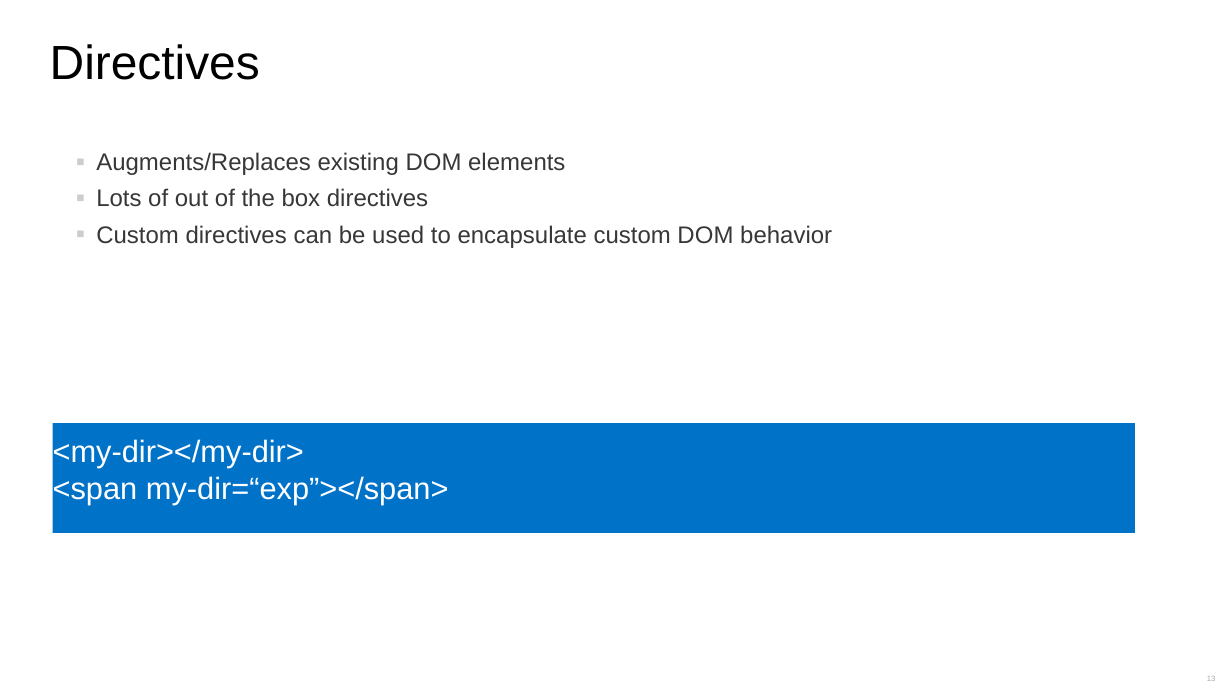
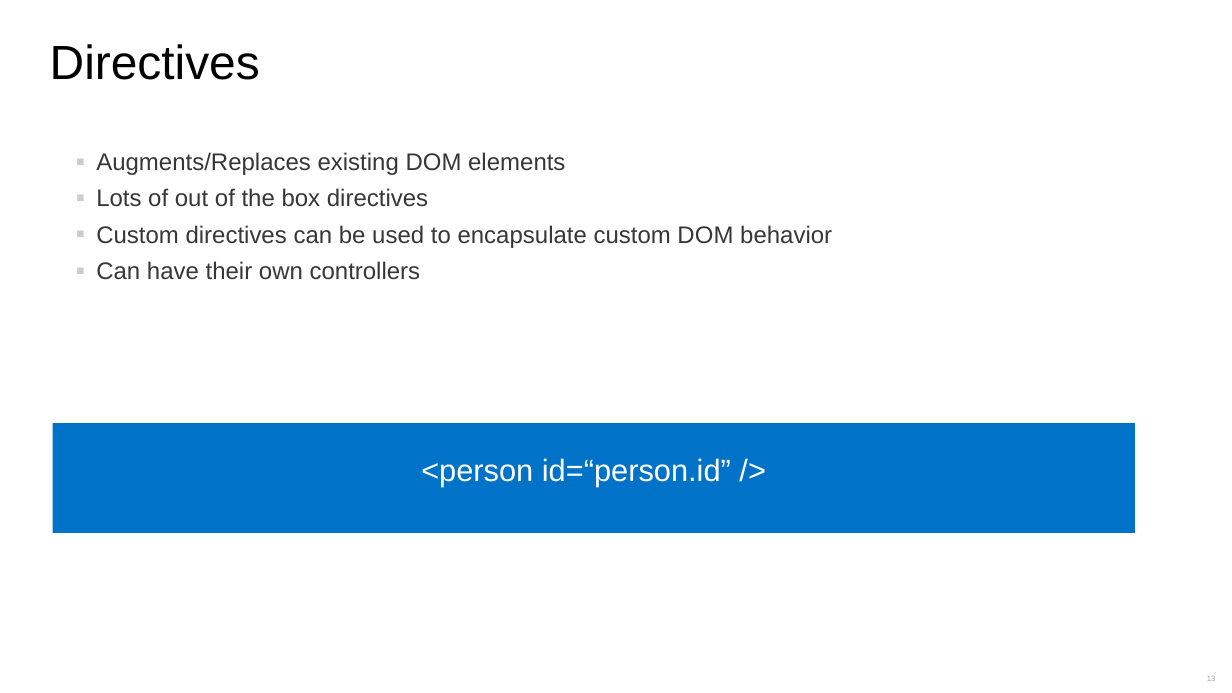
Before and after one commit to jordan-wester/mvp-mix-2015, a slide deck: slide 13 of intro-slides/mvp-mix-part-1.pptx. Drawn at 1232x693 pixels with LibreOffice and Linux fonts; fonts in the diff are those of the drawing. Boxes give left, top, right and bottom in pixels: in the first picture for what was removed or moved away, otherwise in the second. Text is boxed around its words. In the diff, an @@ line names an element or a change of style, - is before the commit and + after.

```diff
--- a/intro-slides/mvp-mix-part-1.pptx
+++ b/intro-slides/mvp-mix-part-1.pptx
@@ text at bbox=[96, 261, 421, 280]: paragraph added @@
+  ▪ Can have their own controllers
@@ text in rectangle at bbox=[421, 458, 731, 486]: text changed @@
-<my-dir></my-dir>
-<span my-dir=“exp”></span>
+<person id=“person.id” />
```
Also in this commit, not shown: 2 other slides changed.
